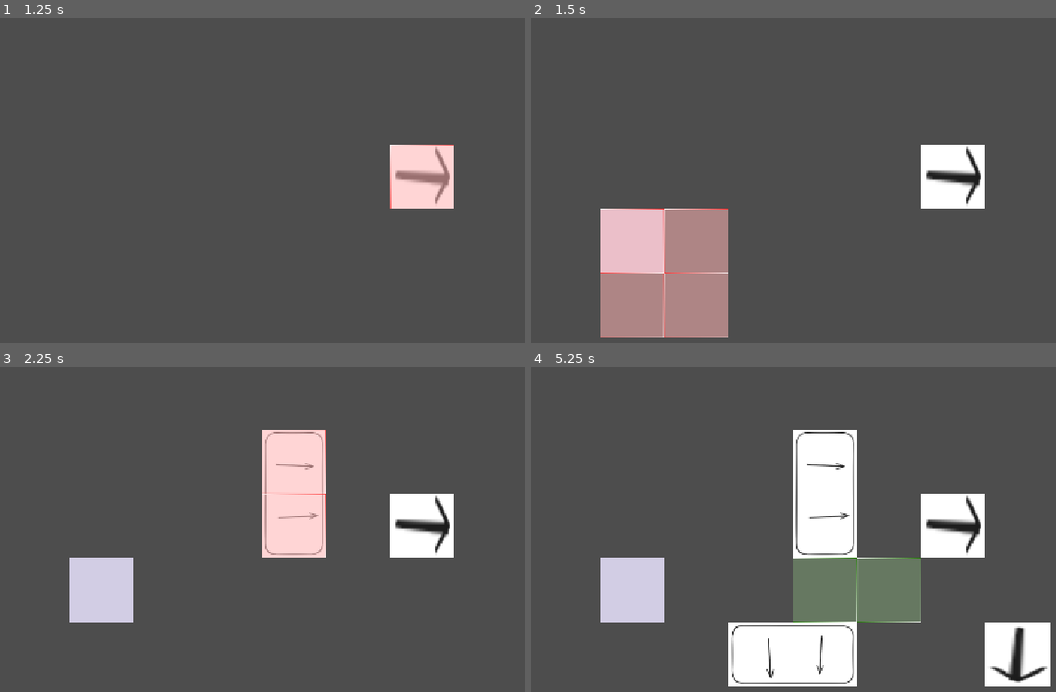
Above: before the commit, frames 1-4 (two rows, left to right).
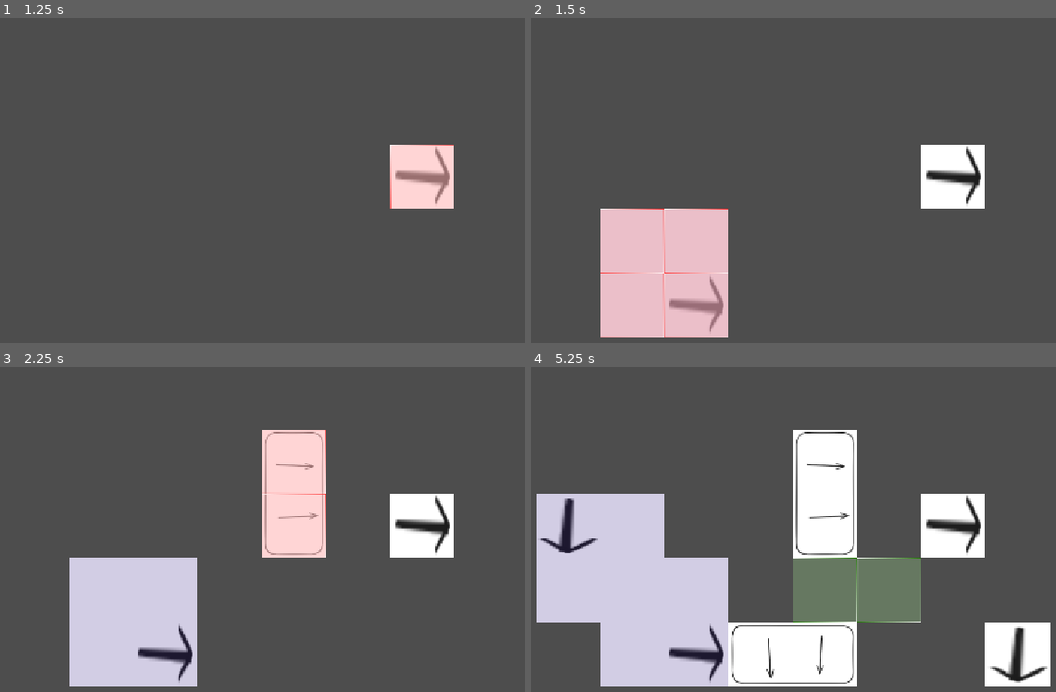
Above: after the commit, the same moments.

Repository: Schlutzkrapfen/Camara-Game
Game: Godot game, scene res://Levels/main_scene.tscn
Two runs of this game, one before a commit and one after it. Both use one fixed random seed, a clock stepped at 60 frames per second and the inputs below.
Inputs (mouse positions are in pixels of both pictures, inside the frame that each line leads up to):
- Up to frame 1 (1.25 s): tap Enter at 0.5 s; move the mouse to (409, 206) at 0.52 s; tap 1 (Belt) at 0.6 s; click (409, 206) at 0.67 s
- Up to frame 2 (1.5 s): tap Space at 1.25 s; move the mouse to (630, 248) at 1.27 s; tap ' (Goo_maker) at 1.35 s; click (630, 248) at 1.42 s
- Up to frame 3 (2.25 s): tap Enter at 2 s; move the mouse to (320, 484) at 2.02 s; tap 2 (Splitter) at 2.1 s; click (320, 484) at 2.17 s
- Up to frame 4 (5.25 s): tap Space at 2.75, 4.25 s; move the mouse to (741, 659) at 2.77 s; tap R (roration) at 2.85 s; click (741, 659) at 2.92 s; tap Enter at 3.5 s; move the mouse to (998, 636) at 3.52 s; tap 1 (Belt) at 3.6 s; click (998, 636) at 3.67 s; move the mouse to (557, 513) at 4.27 s; tap ' (Goo_maker) at 4.35 s; click (557, 513) at 4.42 s; move the mouse to (814, 575) at 5.02 s; tap 2 (Splitter) at 5.1 s; click (814, 575) at 5.17 s

Frame 1 is identical in both runs. In frame 2, 6.8% of the frame differs, in the area x 13-38%, y 58-99%; in frame 3, 7.2%; in frame 4, 14%, in the area x 1-38%, y 39-99%.

Commit message:
Lokale Änderungen sichern

Diff:
--- a/Levels/main_scene.tscn
+++ b/Levels/main_scene.tscn
@@ -31,6 +31,9 @@
 texture = ExtResource("4_mc1i1")
 texture_region_size = Vector2i(100, 100)
 0:0/0 = 0
+1:0/0 = 0
+1:1/0 = 0
+0:1/0 = 0
 
 [sub_resource type="TileSet" id="TileSet_nacyp"]
 tile_size = Vector2i(100, 100)
--- a/project.godot
+++ b/project.godot
@@ -7,6 +7,10 @@
 ;   param=value ; assign values to parameters
 
 config_version=5
+
+[animation]
+
+compatibility/default_parent_skeleton_in_mesh_instance_3d=true
 
 [application]
 
@@ -23,6 +27,19 @@
 
 window/stretch/mode="canvas_items"
 window/stretch/aspect="expand"
+
+[dotnet]
+
+project/assembly_name="Camera_factory"
+
+[file_customization]
+
+folder_colors={
+"res://Levels/": "yellow",
+"res://Resourcen/": "green",
+"res://assets/": "orange",
+"res://script/": "blue"
+}
 
 [input]
 
